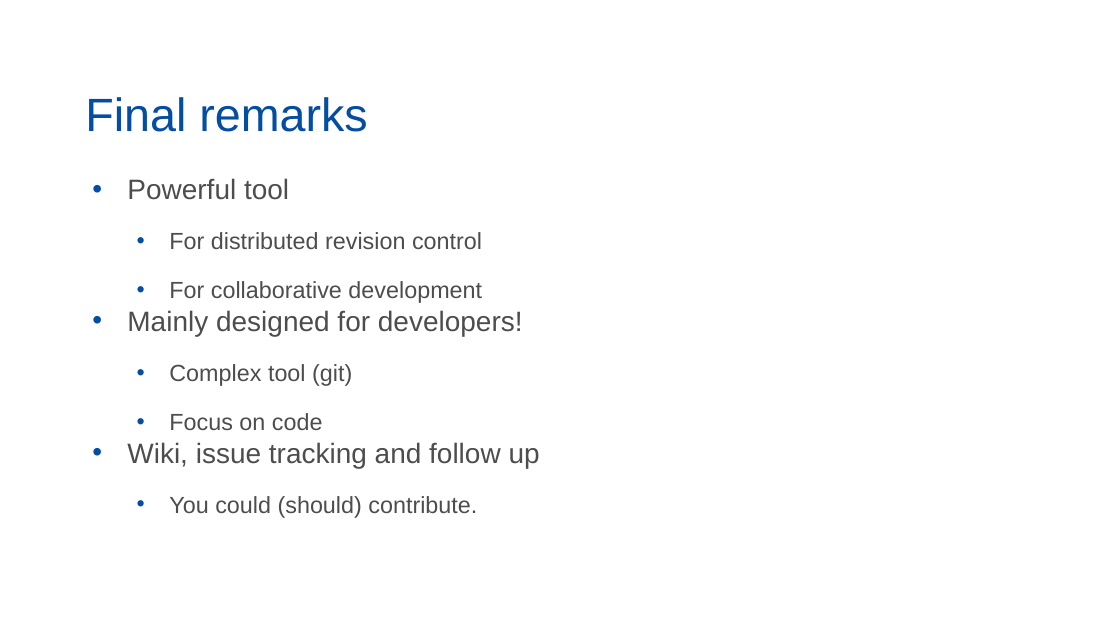
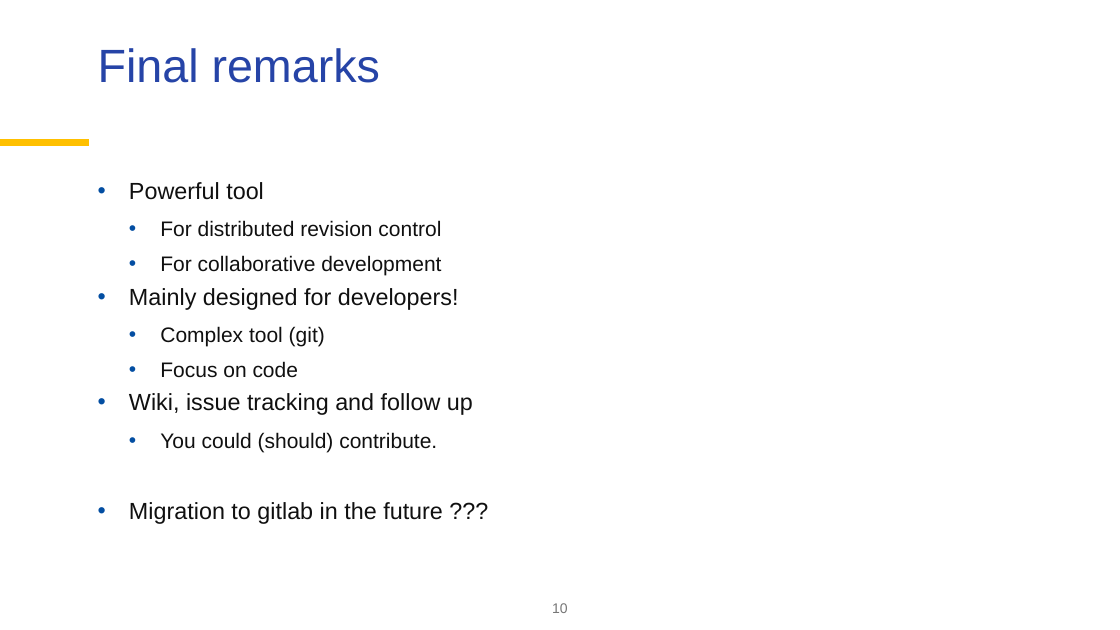
Before and after one commit to palatej/ESTP2026, a slide deck: slide 10 of 1.4 JD+ on Github.pptx. Drawn at 1120x630 pixels with LibreOffice and Linux fonts; fonts in the diff are those of the drawing; background and template pictures are left out. Boxes give left, top, right and bottom in pixels: in the first picture for what was removed or moved away, otherwise in the second. Text is boxed around its words. In the diff, an @@ line names an element or a change of style, - is before the commit and + after.

```diff
--- a/1.4 JD+ on Github.pptx
+++ b/1.4 JD+ on Github.pptx
@@ title "Final remarks": place and size @@
-title "Final remarks" at [85, 97, 367, 132]
+title "Final remarks" at [98, 48, 380, 83]
@@ title "Final remarks" at [98, 48, 380, 83]: text colour #034EA2 to #2644A7; vertical alignment bottom to top @@
@@ line added from (0, 143) to (89, 143), #FFC000 6 pt @@
@@ text at [129, 182, 473, 453]: size 24 to 20 pt in "Powerful tool", "Mainly designed for developers!", "Wiki, issue tracking and follow up"; text colour #4D4D4D to #101010 in "Powerful tool", "For distributed revision control", "For collaborative development", "Mainly designed for developers!" and 4 more places; size 20 to 18 pt in "For distributed revision control", "For collaborative development", "Complex tool (git)", "Focus on code" and 1 more places; indent changed; line spacing 1 to 0.9; more space between paragraphs; less space between paragraphs @@
@@ text at [129, 502, 443, 524]: paragraph added @@
+• Migration to gitlab in the future ???
@@ page number added at [552, 603, 568, 613], 12 pt, text #767676 @@
+10
```
Also in this commit, not shown: 8 other slides changed, 1 slide added, 1 slide removed, 4 other files.
